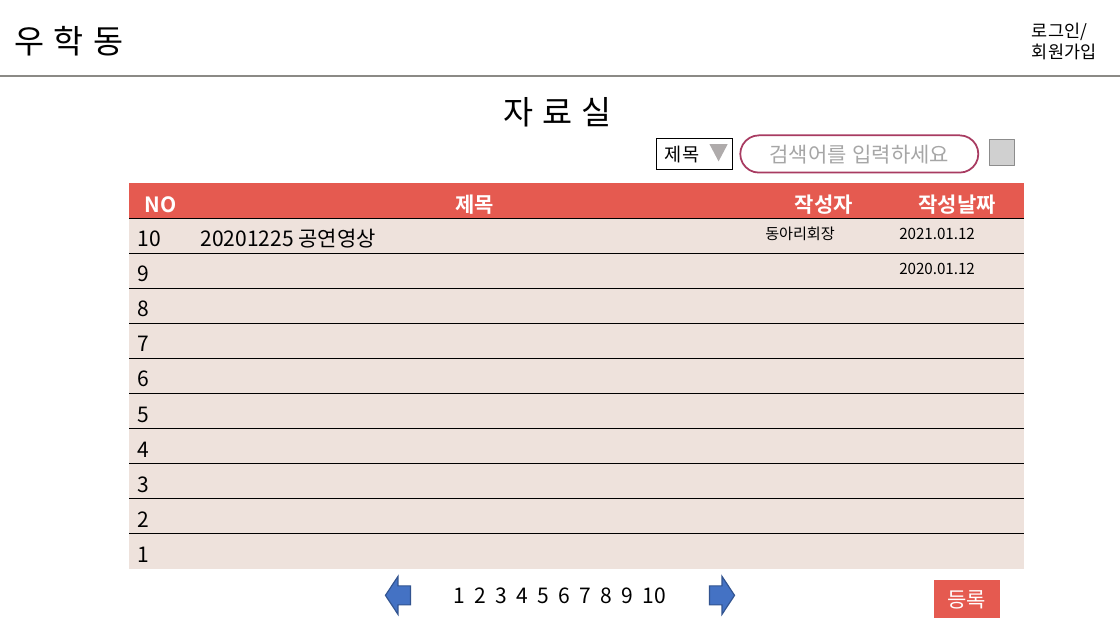
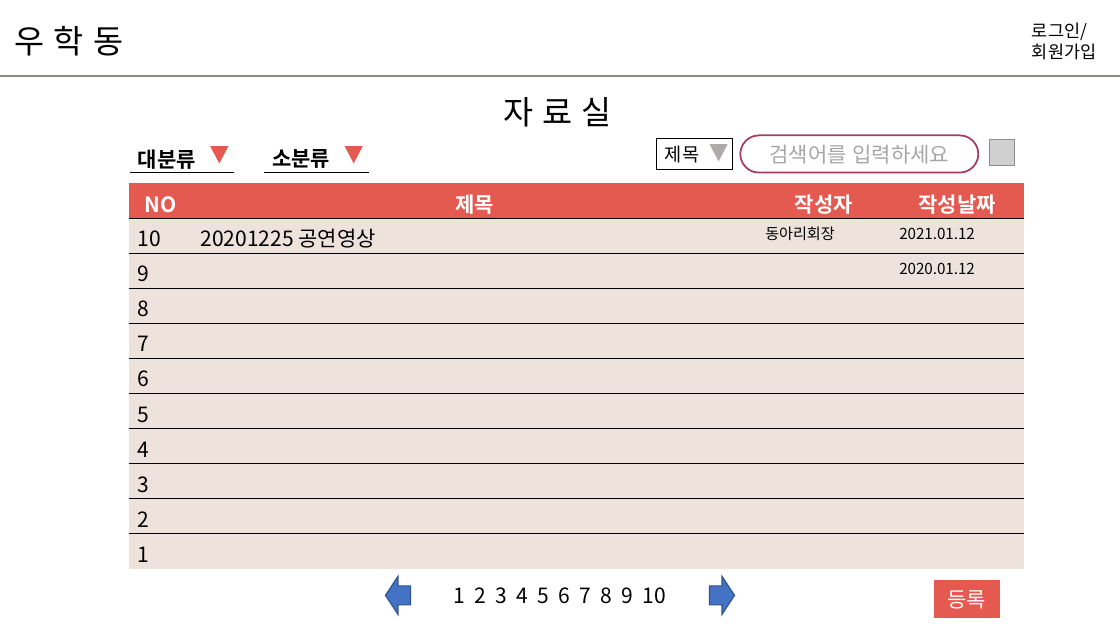
Before and after one commit to hyunniesss/ToyProject, a slide deck: slide 17 of document/와이어프레임/우학동_와이어프레임.pptx (slide 20 before the commit). Drawn at 1120x630 pixels with LibreOffice and Linux fonts; fonts in the diff are those of the drawing; grey boxes stand for pictures. Boxes give left, top, right and bottom in pixels: in the first picture for what was removed or moved away, otherwise in the second. Text is boxed around its words. In the diff, an @@ line names an element or a change of style, - is before the commit and + after.

```diff
--- a/document/와이어프레임/우학동_와이어프레임.pptx
+++ b/document/와이어프레임/우학동_와이어프레임.pptx
@@ table added at bbox=[129, 139, 234, 173], 1 rows, 1 columns @@
+대분류
@@ triangle added at bbox=[211, 147, 227, 162], fill #E55A50, outline #E55A50 1 pt @@
@@ table added at bbox=[264, 139, 369, 173], 1 rows, 1 columns @@
+소분류
@@ triangle added at bbox=[345, 147, 361, 162], fill #E55A50, outline #E55A50 1 pt @@
```
Also in this commit, not shown: 7 other slides changed, 2 slides added.
